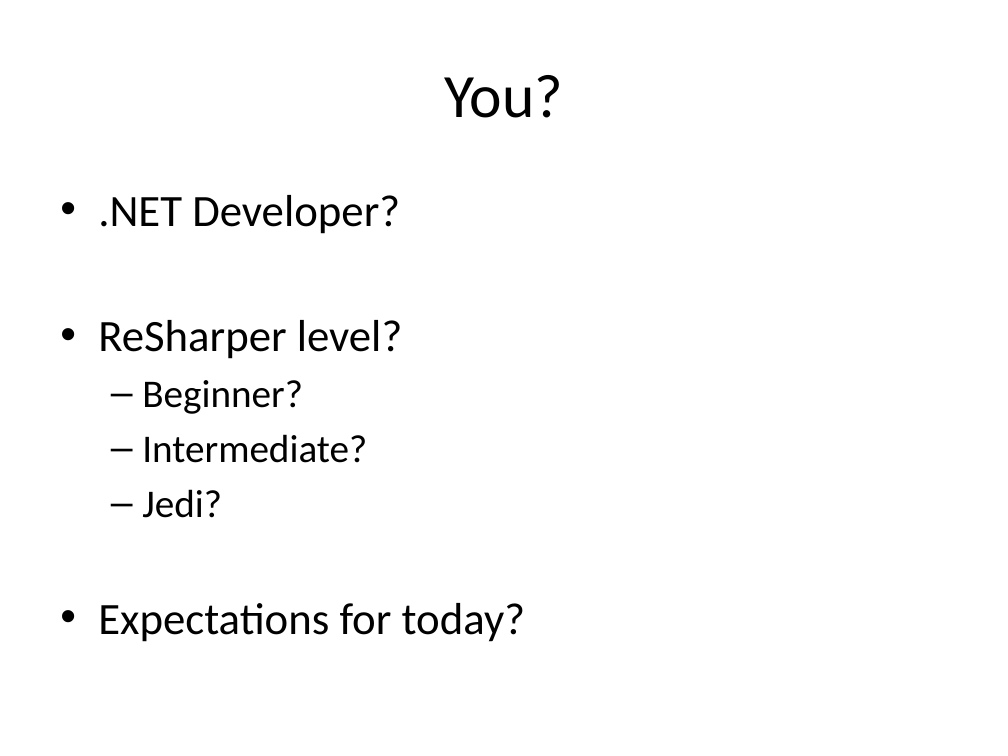
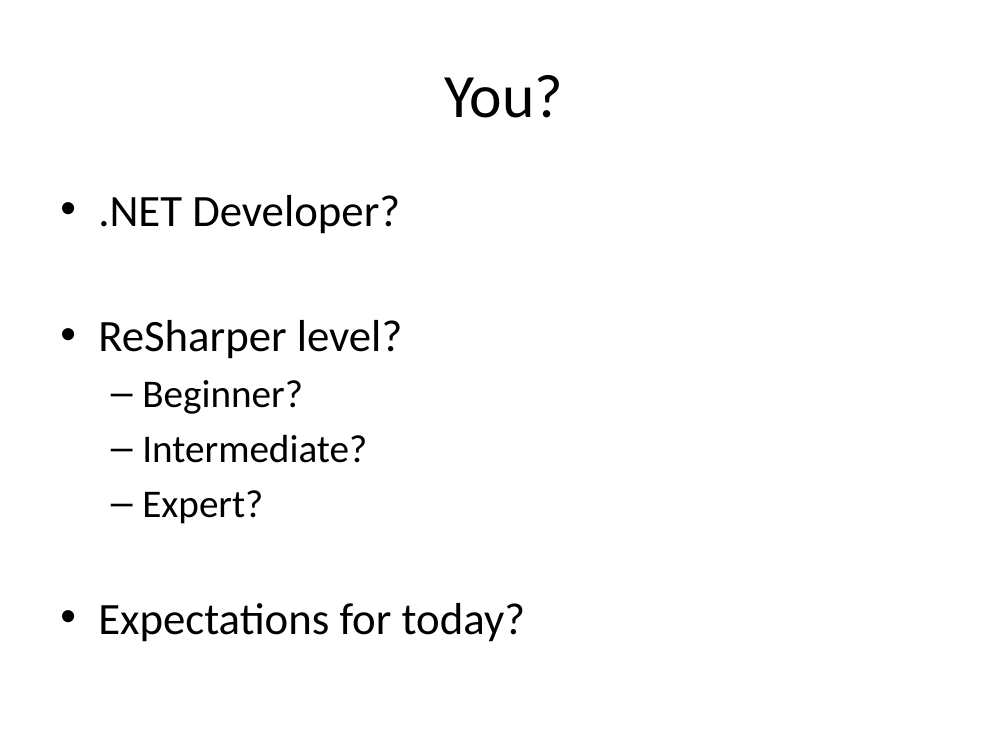
Before and after one commit to rasmuskl/ReSharperCourse, a slide deck: slide 3 of Presentations/1 - Introduction - ReSharper Course.pptx. Drawn at 1008x756 pixels with LibreOffice and Linux fonts; fonts in the diff are those of the drawing. Boxes give left, top, right and bottom in pixels: in the first picture for what was removed or moved away, otherwise in the second. Text is boxed around its words. In the diff, an @@ line names an element or a change of style, - is before the commit and + after.

```diff
--- a/Presentations/1 - Introduction - ReSharper Course.pptx
+++ b/Presentations/1 - Introduction - ReSharper Course.pptx
@@ text at box(142, 490, 263, 524): text changed @@
-  – Jedi?
+  – Expert?
```
Also in this commit, not shown: 6 other slides changed.
